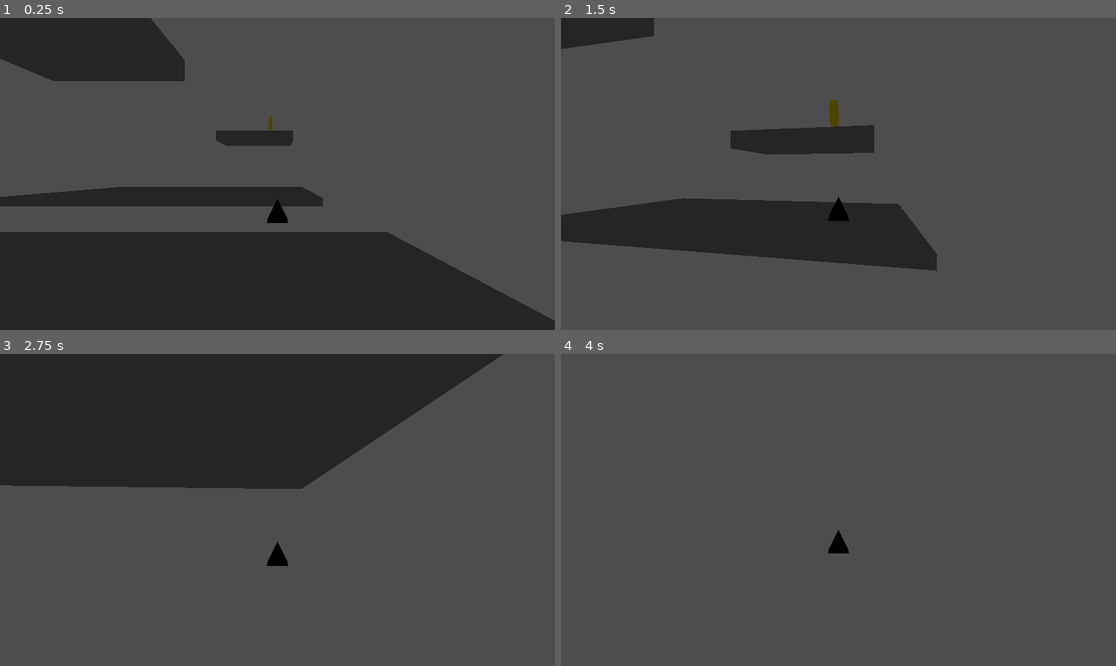
Above: before the commit, frames 1-4 (two rows, left to right).
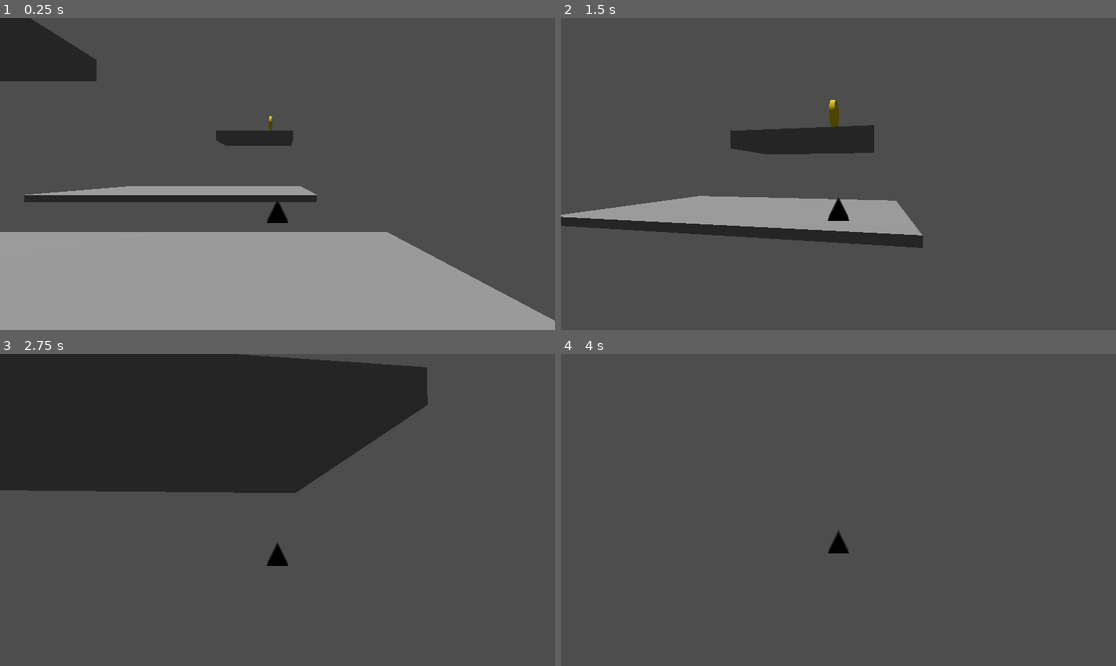
Above: after the commit, the same moments.

Repository: FelipeFik11/GRAYBOXING-Y-MOV-3D-ACT-7
Game: Godot game, scene res://nivel.tscn
Same seed, same stepped clock (60 frames per second), same inputs: the game is played once before the commit and once after it. The project has no main scene, so this scene is started directly.
Inputs (mouse positions are in pixels of both pictures, inside the frame that each line leads up to):
- Up to frame 1 (0.25 s): no input
- Up to frame 2 (1.5 s): tap Enter at 0.5 s; move the mouse to (866, 174) at 0.52 s; hold W (move_forward) from 0.53 s (still down); tap Space (jump) at 0.77 s; move the mouse to (810, 174) at 1.27 s
- Up to frame 3 (2.75 s): keep holding W (move_forward); tap Space (jump) at 1.52 s; move the mouse to (288, 503) at 2.02 s
- Up to frame 4 (4 s): keep holding W (move_forward); move the mouse to (832, 516) at 2.77 s; tap Space (jump) at 3.02, 3.5, 3.77 s; move the mouse to (877, 513) at 3.52 s

The runs differ from the first frame. In frame 1, 33% of the frame differs, in the area x 0-100%, y 0-100%; in frame 2, 10%; in frame 3, 2.7%; in frame 4, less than 0.1%.

Commit message:
modificaciones de plataformas

Diff:
--- a/nivel.tscn
+++ b/nivel.tscn
@@ -19,8 +19,6 @@
 
 [sub_resource type="BoxShape3D" id="BoxShape3D_h06de"]
 size = Vector3(19.878357, 1, 9.822998)
-
-[sub_resource type="Environment" id="Environment_wrbek"]
 
 [sub_resource type="BoxMesh" id="BoxMesh_j87l1"]
 size = Vector3(6, 1, 5)
@@ -51,6 +49,9 @@
 [sub_resource type="CapsuleShape3D" id="CapsuleShape3D_vttml"]
 radius = 0.17675781
 height = 0.8339844
+
+[sub_resource type="Environment" id="Environment_wrbek"]
+ambient_light_color = Color(0.67150897, 0.566182, 0.49117064, 1)
 
 [node name="Nivel" type="Node3D" unique_id=2018608489]
 
@@ -88,18 +89,15 @@
 [node name="StaticBody3D" type="StaticBody3D" parent="plataforma2" unique_id=1048408804]
 
 [node name="MeshInstance3D" type="MeshInstance3D" parent="plataforma2/StaticBody3D" unique_id=1323554587]
-transform = Transform3D(1, 0, 0, 0, 1, 0, 0, 0, 1, 0, 0, -17.007097)
+transform = Transform3D(1, 0, 0, 0, 1, 0, 0, 0, 1, 0, 0, -18.894123)
 mesh = SubResource("BoxMesh_wrbek")
 
 [node name="CollisionShape3D" type="CollisionShape3D" parent="plataforma2/StaticBody3D" unique_id=1217620655]
 transform = Transform3D(1, 0, 0, 0, 1, 0, 0, 0, 1, -0.0262146, 0, -16.839706)
 shape = SubResource("BoxShape3D_h06de")
 
-[node name="WorldEnvironment" type="WorldEnvironment" parent="." unique_id=123353991]
-environment = SubResource("Environment_wrbek")
-
 [node name="plataforma5" type="Node3D" parent="." unique_id=1165238112]
-transform = Transform3D(1, 0, 0, 0, 1, 0, 0, 0, 1, 0, 6.452532, -6.895604)
+transform = Transform3D(1, 0, 0, 0, 1, 0, 0, 0, 1, -4.06966, 6.452532, -6.895604)
 
 [node name="StaticBody3D" type="StaticBody3D" parent="plataforma5" unique_id=1903844893]
 
@@ -111,7 +109,7 @@
 shape = SubResource("BoxShape3D_ymy7k")
 
 [node name="Plataforma3" type="Node3D" parent="." unique_id=931953143]
-transform = Transform3D(1, 0, 0, 0, 1, 0, 0, 0, 1, 0, 3.3340359, 4.4777603)
+transform = Transform3D(1, 0, 0, 0, 1, 0, 0, 0, 1, 0, 3.3340359, 8.179377)
 
 [node name="StaticBody3D" type="StaticBody3D" parent="Plataforma3" unique_id=1989588804]
 
@@ -174,6 +172,12 @@
 transform = Transform3D(1, 0, 0, 0, 1, 0, 0, 0, 1, 0.3069837, 0.76732373, -0.016661018)
 shape = SubResource("CapsuleShape3D_vttml")
 
+[node name="WorldEnvironment" type="WorldEnvironment" parent="." unique_id=123353991]
+environment = SubResource("Environment_wrbek")
+
+[node name="DirectionalLight3D" type="DirectionalLight3D" parent="." unique_id=196934508]
+transform = Transform3D(1, 0, 0, 0, -0.013805181, 0.99990475, 0, -0.99990475, -0.013805181, 0, 27.989727, -10.215771)
+
 [connection signal="body_entered" from="moneda1" to="player" method="_on_moneda_1_body_entered"]
 [connection signal="body_entered" from="moneda1" to="moneda1" method="_on_body_entered"]
 [connection signal="body_entered" from="moneda2" to="player" method="_on_moneda_1_body_entered"]
